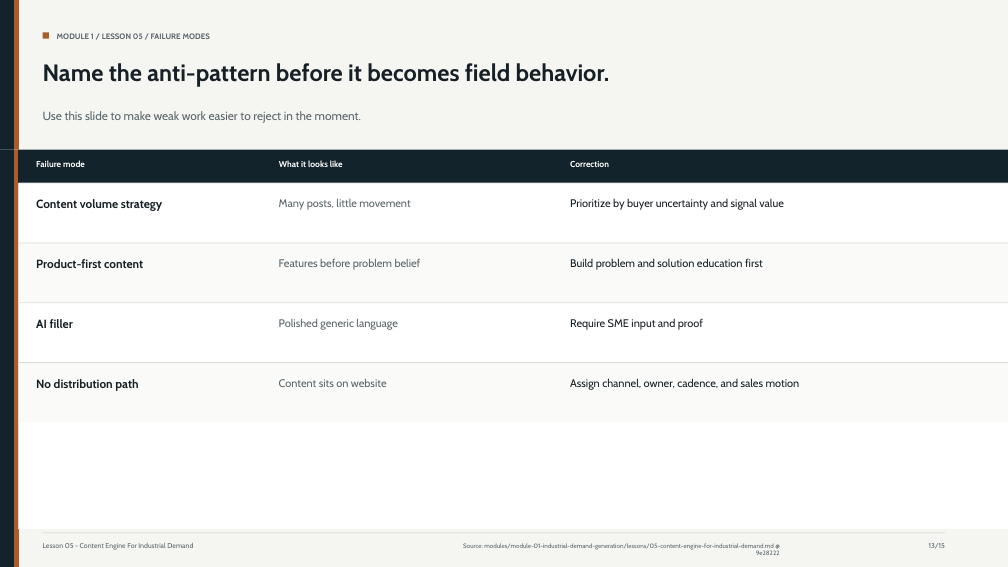
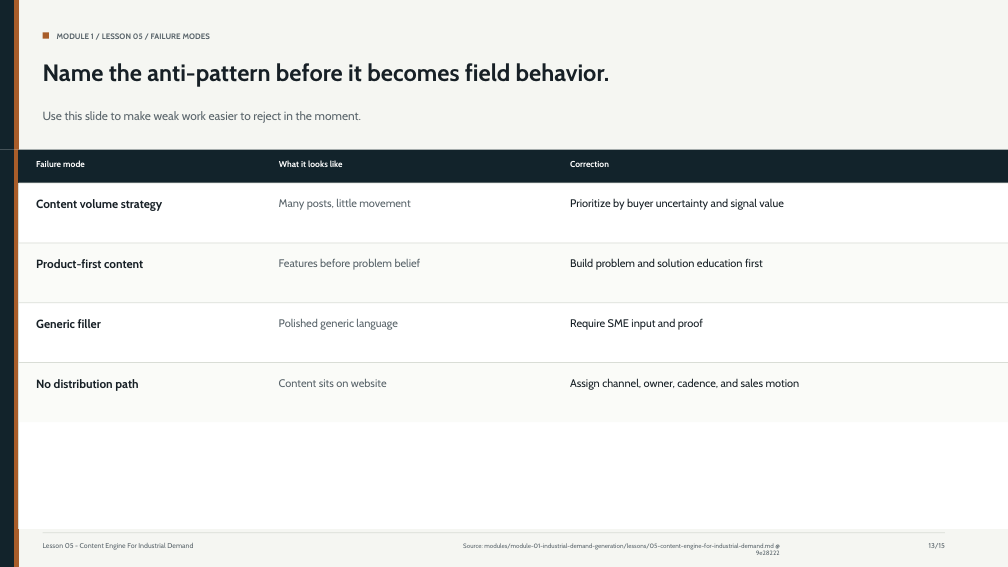
Before and after one commit to VK-VYNX/private-academy-industrial-gtm, a slide deck: slide 13 of modules/module-01-industrial-demand-generation/delivery-pack/slide-decks/exports/lesson-05-content-engine-for-industrial-demand.pptx. Drawn at 1008x567 pixels with LibreOffice and Linux fonts; fonts in the diff are those of the drawing. Boxes give left, top, right and bottom in pixels: in the first picture for what was removed or moved away, otherwise in the second. Text is boxed around its words. In the diff, an @@ line names an element or a change of style, - is before the commit and + after.

```diff
--- a/modules/module-01-industrial-demand-generation/delivery-pack/slide-decks/exports/lesson-05-content-engine-for-industrial-demand.pptx
+++ b/modules/module-01-industrial-demand-generation/delivery-pack/slide-decks/exports/lesson-05-content-engine-for-industrial-demand.pptx
@@ text at bbox=[36, 319, 101, 328]: text changed @@
-AI filler
+Generic filler
```
Also in this commit, not shown: 7 other slides changed, 26 other files.
